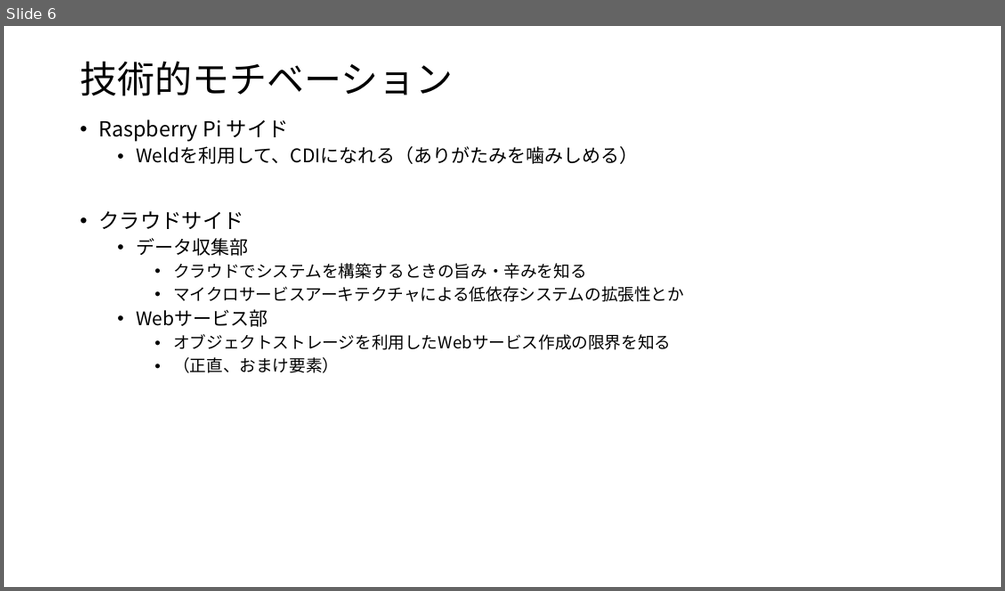
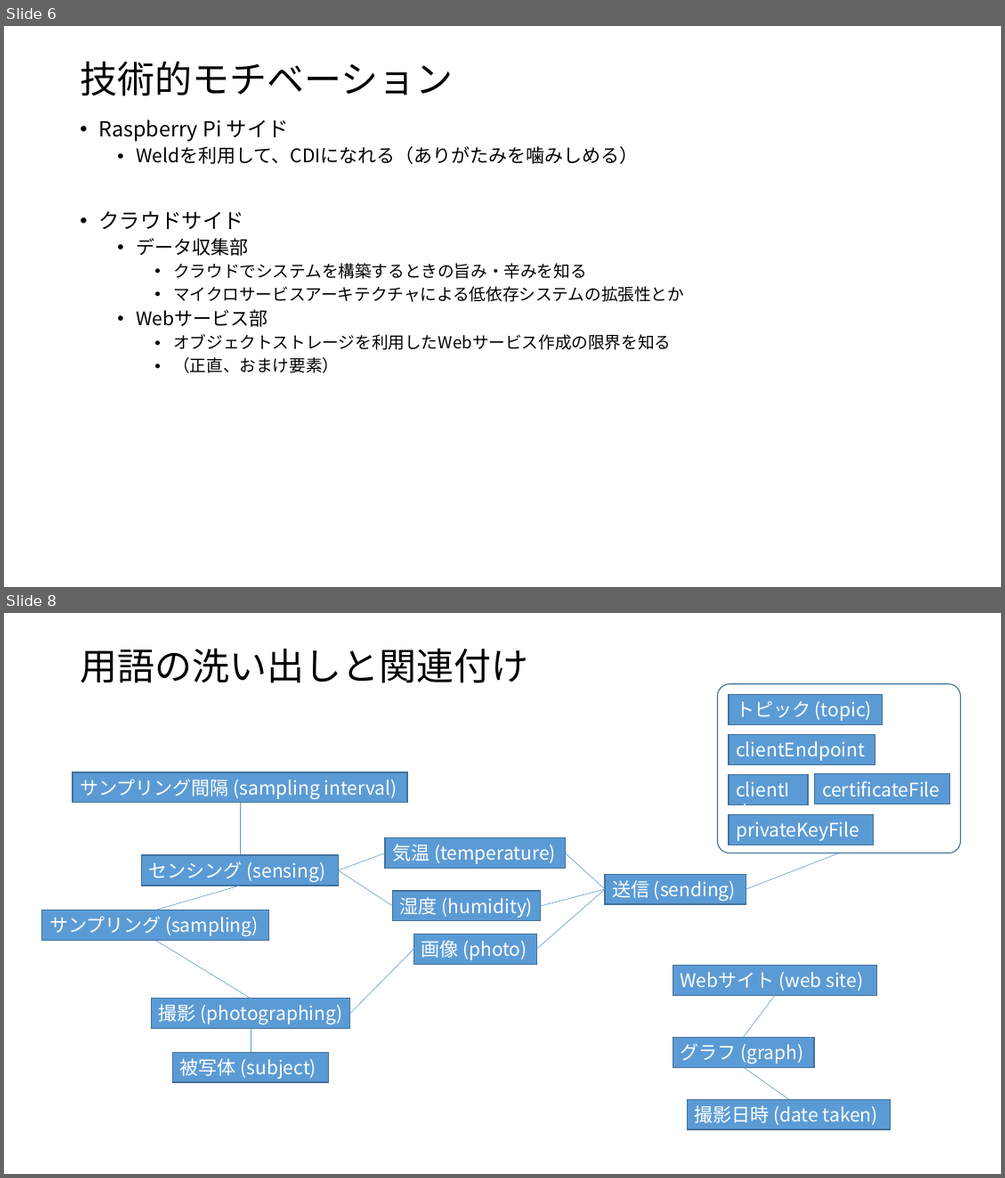
Before and after one commit to nktener0902/WakameWatcher, a slide deck: WakameWatcher.pptx. Shown one above the other, each under a label of ours: slide 6 before the commit, slides 6 and 8 after it; the slides between them are not shown. The pictures are 1005x591 and 1005x1178 pixels, drawn with LibreOffice and Linux fonts; fonts in the diff are those of the drawing. Boxes give left, top, right and bottom in pixels: in the first picture for what was removed or moved away, otherwise in the second. Text is boxed around its words. In the diff, an @@ line names an element or a change of style, - is before the commit and + after.

```diff
--- a/WakameWatcher.pptx
+++ b/WakameWatcher.pptx
@@ slide 8 added at bbox=[4, 613, 1001, 1174], background #FFFFFF @@
@@ title added at bbox=[80, 648, 528, 683], 36 pt, text #000000 @@
+用語の洗い出しと関連付け
@@ rounded rectangle added at bbox=[718, 684, 961, 853], outline #43739E 1 pt @@
@@ rectangle added at bbox=[728, 695, 882, 724], fill #5B9BD5, outline #43739E 1 pt, 18 pt, text #FFFFFF @@
+トピック (topic)
@@ rectangle added at bbox=[728, 735, 875, 765], fill #5B9BD5, outline #43739E 1 pt, 18 pt, text #FFFFFF @@
+clientEndpoint
@@ rectangle added at bbox=[73, 772, 408, 803], fill #5B9BD5, outline #43739E 1 pt, 18 pt, text #FFFFFF @@
+サンプリング間隔 (sampling interval)
@@ rectangle added at bbox=[728, 774, 808, 804], fill #5B9BD5, outline #43739E 1 pt, 18 pt, text #FFFFFF @@
+clientId
@@ rectangle added at bbox=[815, 774, 949, 803], fill #5B9BD5, outline #43739E 1 pt, 18 pt, text #FFFFFF @@
+certificateFile
@@ line added from (241, 855) to (241, 803), #5B9BD5 0.5 pt @@
@@ rectangle added at bbox=[728, 815, 874, 844], fill #5B9BD5, outline #43739E 1 pt, 18 pt, text #FFFFFF @@
+privateKeyFile
@@ rectangle added at bbox=[386, 838, 566, 868], fill #5B9BD5, outline #43739E 1 pt, 18 pt, text #FFFFFF @@
+気温 (temperature)
@@ rectangle added at bbox=[142, 855, 339, 885], fill #5B9BD5, outline #43739E 1 pt, 18 pt, text #FFFFFF @@
+センシング (sensing)
@@ line added from (386, 853) to (339, 870), #5B9BD5 0.5 pt @@
@@ line added from (393, 906) to (339, 870), #5B9BD5 0.5 pt @@
@@ line added from (606, 889) to (566, 853), #5B9BD5 0.5 pt @@
@@ rectangle added at bbox=[606, 874, 746, 904], fill #5B9BD5, outline #43739E 1 pt, 18 pt, text #FFFFFF @@
+送信 (sending)
@@ line added from (840, 853) to (745, 889), #5B9BD5 0.5 pt @@
@@ line added from (241, 885) to (156, 910), #5B9BD5 0.5 pt @@
@@ rectangle added at bbox=[393, 891, 541, 920], fill #5B9BD5, outline #43739E 1 pt, 18 pt, text #FFFFFF @@
+湿度 (humidity)
@@ line added from (606, 889) to (536, 949), #5B9BD5 0.5 pt @@
@@ line added from (606, 889) to (541, 906), #5B9BD5 0.5 pt @@
@@ rectangle added at bbox=[42, 910, 269, 940], fill #5B9BD5, outline #43739E 1 pt, 18 pt, text #FFFFFF @@
+サンプリング (sampling)
@@ line added from (251, 998) to (156, 940), #5B9BD5 0.5 pt @@
@@ line added from (413, 949) to (350, 1013), #5B9BD5 0.5 pt @@
@@ rectangle added at bbox=[413, 933, 536, 964], fill #5B9BD5, outline #43739E 1 pt, 18 pt, text #FFFFFF @@
+画像 (photo)
@@ rectangle added at bbox=[672, 965, 877, 995], fill #5B9BD5, outline #43739E 1 pt, 18 pt, text #FFFFFF @@
+Webサイト (web site)
@@ rectangle added at bbox=[152, 998, 350, 1028], fill #5B9BD5, outline #43739E 1 pt, 18 pt, text #FFFFFF @@
+撮影 (photographing)
@@ line added from (775, 995) to (744, 1037), #5B9BD5 0.5 pt @@
@@ line added from (251, 1052) to (251, 1029), #5B9BD5 0.5 pt @@
@@ rectangle added at bbox=[672, 1037, 814, 1067], fill #5B9BD5, outline #43739E 1 pt, 18 pt, text #FFFFFF @@
+グラフ (graph)
@@ rectangle added at bbox=[173, 1052, 329, 1082], fill #5B9BD5, outline #43739E 1 pt, 18 pt, text #FFFFFF @@
+被写体 (subject)
@@ line added from (744, 1067) to (788, 1099), #5B9BD5 0.5 pt @@
@@ rectangle added at bbox=[688, 1099, 890, 1129], fill #5B9BD5, outline #43739E 1 pt, 18 pt, text #FFFFFF @@
+撮影日時 (date taken)
```
Also in this commit, not shown: 3 slides changed, 2 slides removed, 50 other files.
